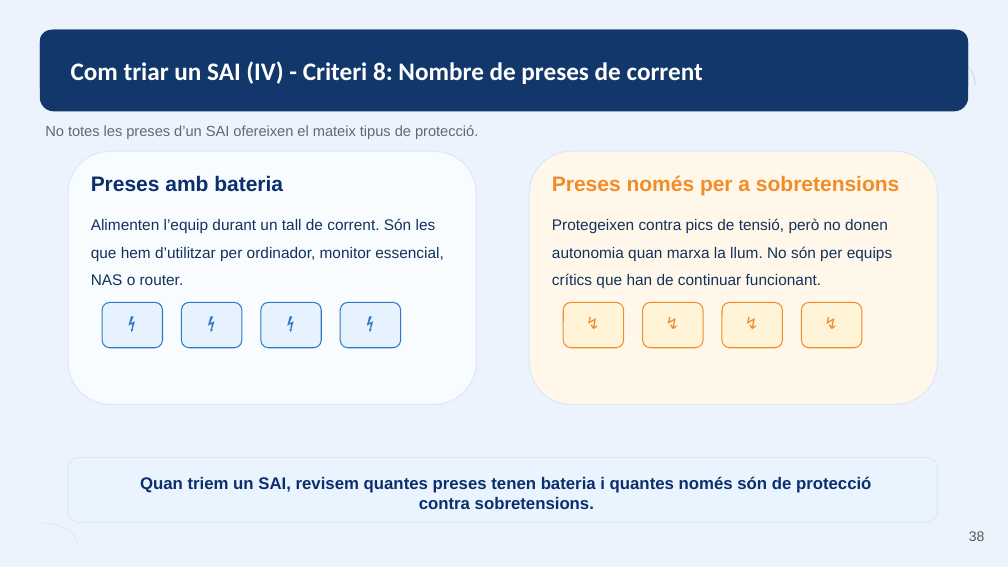
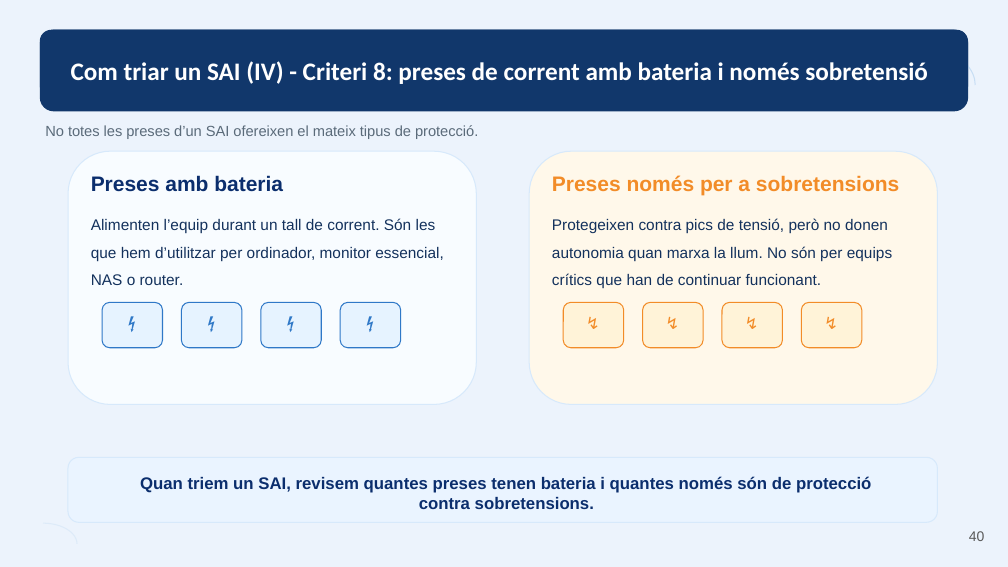
Before and after one commit to ejgutierrez74/smx-seguretat-informatica, a slide deck: slide 40 of materials-ra1/part-iii.pptx (slide 38 before the commit). Drawn at 1008x567 pixels with LibreOffice and Linux fonts; fonts in the diff are those of the drawing. Boxes give left, top, right and bottom in pixels: in the first picture for what was removed or moved away, otherwise in the second. Text is boxed around its words. In the diff, an @@ line names an element or a change of style, - is before the commit and + after.

```diff
--- a/materials-ra1/part-iii.pptx
+++ b/materials-ra1/part-iii.pptx
@@ rounded rectangle at box(40, 30, 968, 97): outline #11376B 0.74 pt to #11376B 0.75 pt @@
@@ rounded rectangle at box(40, 30, 968, 111): outline #11376B 0.74 pt to #11376B 0.75 pt @@
@@ arc (boxed as its full ellipse) at box(832, 41, 975, 128): outline #BBD7F2 0.74 pt to #BBD7F2 0.75 pt @@
@@ text at box(71, 61, 928, 84): text changed @@
-Com triar un SAI (IV) - Criteri 8: Nombre de preses de corrent
+Com triar un SAI (IV) - Criteri 8: preses de corrent amb bateria i només sobretensió
@@ page number at box(969, 531, 985, 541): text changed @@
-38
+40
```
Also in this commit, not shown: 58 other slides changed, 2 slides added, 16 other files.
